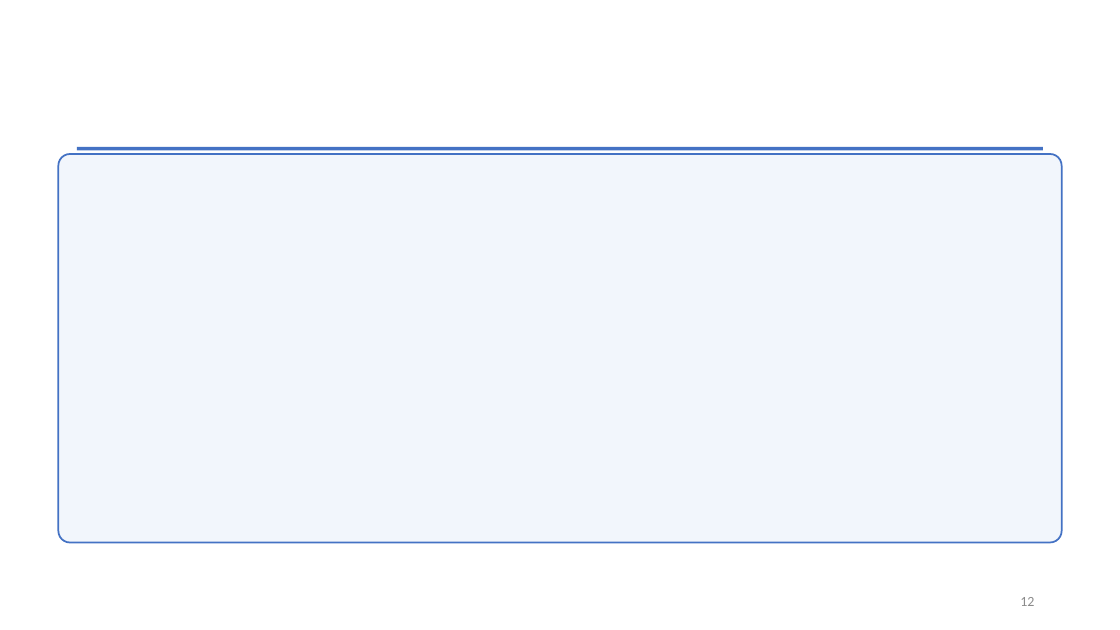
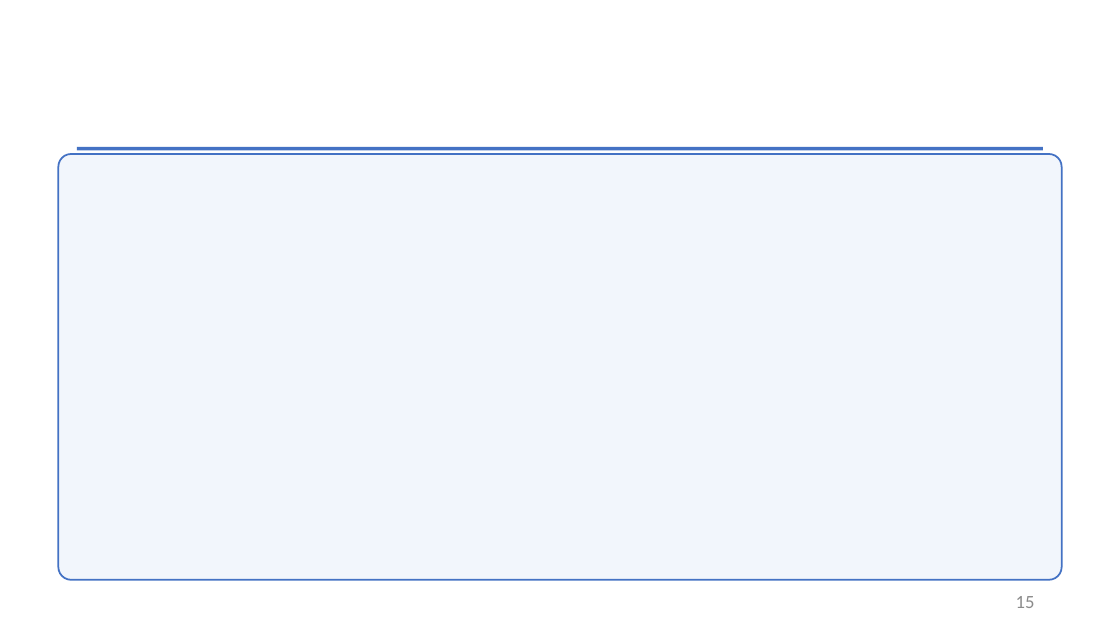
Before and after one commit to Jarred6068/Kvamme_UI_STAT251, a slide deck: slide 15 of docs/lecture_slides/Week 3/Week3_Lecture6_Slides_9_9_2026.pptx (slide 12 before the commit). Drawn at 1120x630 pixels with LibreOffice and Linux fonts; fonts in the diff are those of the drawing; grey boxes stand for pictures. Boxes give left, top, right and bottom in pixels: in the first picture for what was removed or moved away, otherwise in the second. Text is boxed around its words. In the diff, an @@ line names an element or a change of style, - is before the commit and + after.

```diff
--- a/docs/lecture_slides/Week 3/Week3_Lecture6_Slides_9_9_2026.pptx
+++ b/docs/lecture_slides/Week 3/Week3_Lecture6_Slides_9_9_2026.pptx
@@ rounded rectangle: place and size @@
-rounded rectangle at [58,154,1061,542]
+rounded rectangle at [58,154,1061,580]
@@ page number at [1016,596,1035,608]: text changed; size 12 to 16 pt @@
-12
+15
```
Also in this commit, not shown: 10 other slides changed, 6 slides added, 2 slides removed, 45 other files.
